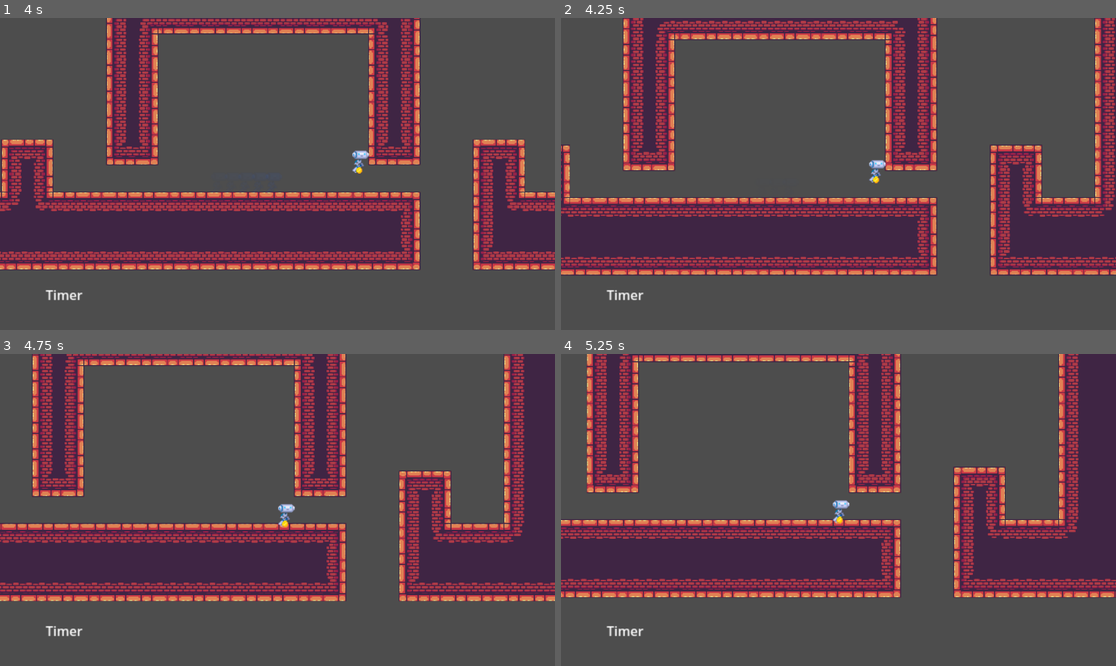
Above: before the commit, frames 1-4 (two rows, left to right).
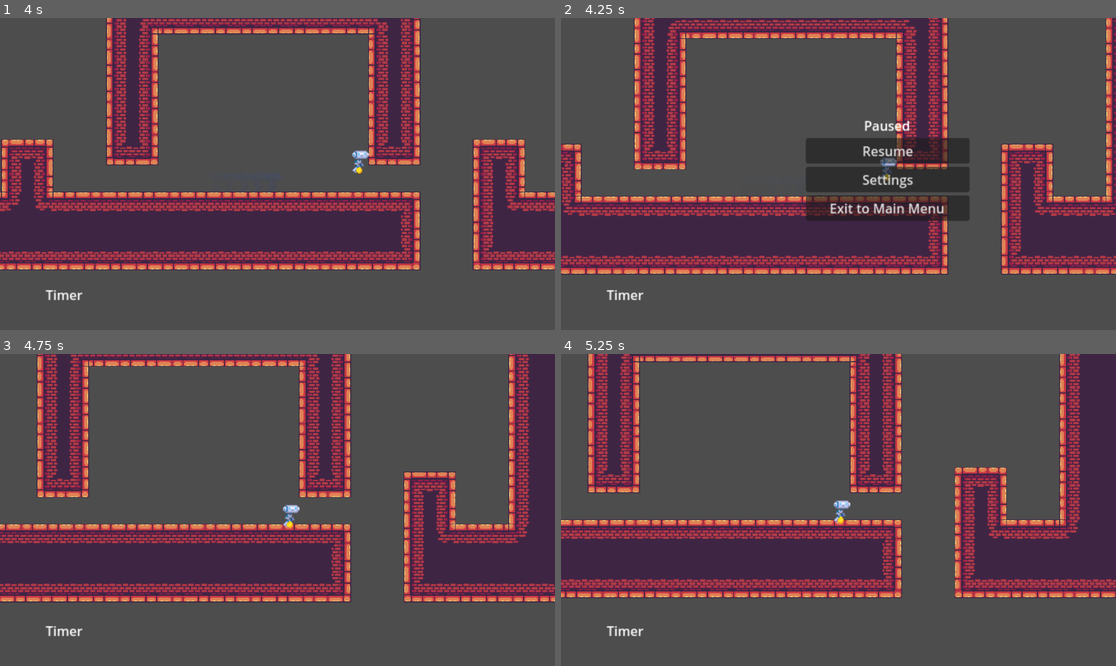
Above: after the commit, the same moments.

Repository: Slabity/LudumDare53
Game: Godot game, scene res://src/scenes/levels/full_world.tscn
Two runs of this game, one before a commit and one after it. Both use one fixed random seed, a clock stepped at 60 frames per second and the inputs below. This scene is started directly instead of the project's main scene.
Inputs (mouse positions are in pixels of both pictures, inside the frame that each line leads up to):
- Up to frame 1 (4 s): move the mouse to (399, 158) at 0.52 s; hold Right (ui_right) 0.53-1.25 s; tap K (dash) at 0.6, 2.3, 3.6 s; click (399, 158) at 0.67 s; tap J (jump) at 0.77, 3.77 s; drag from (166, 189) to (249, 236) at 1.27 s; move the mouse to (333, 105) at 2.02 s; hold Left (ui_left) 2.03-2.75 s; right-click (333, 105) at 2.1 s; drag from (249, 236) to (111, 127) at 2.77 s; move the mouse to (444, 220) at 3.52 s; hold Right (ui_right) from 3.53 s (still down)
- Up to frame 2 (4.25 s): keep holding Right (ui_right); tap Escape (ui_cancel) at 4.15 s
- Up to frame 3 (4.75 s): release Right (ui_right) at 4.25 s; click (327, 488) at 4.25 s, where only the run after the commit has a clickable "Resume"
- Up to frame 4 (5.25 s): drag from (672, 463) to (755, 432) at 5.02 s

Frame 1 is identical in both runs. In frame 2, 30% of the frame differs, in the area x 0-100%, y 0-83%; in frame 3, 20%; in frame 4, 9.7%.

Commit message:
Add pause menu

Diff:
--- /dev/null
+++ b/src/scenes/menus/pause_menu.gd
@@ -0,0 +1,46 @@
+extends Control
+
+signal exit_game
+
+@onready var current_menu = $MainButtons
+
+
+func _unhandled_input(event: InputEvent):
+	if event.is_action_pressed("ui_cancel"):
+		if get_tree().paused:
+			unpause()
+		else:
+			pause()
+
+
+func switch_to_menu(menu_name: String):
+	current_menu.hide()
+	current_menu = get_node(menu_name)
+	current_menu.show()
+
+
+func _on_resume_button_pressed():
+	unpause()
+
+
+func _on_settings_button_pressed():
+	switch_to_menu("SettingsMenu")
+
+
+func _on_exit_to_main_menu_button_pressed():
+	unpause()
+	exit_game.emit()
+
+
+func _on_settings_menu_exit_menu():
+	switch_to_menu("MainButtons")
+
+
+func pause():
+	get_tree().paused = true
+	show()
+
+
+func unpause():
+	get_tree().paused = false
+	hide()
--- /dev/null
+++ b/src/scenes/menus/pause_menu.tscn
@@ -0,0 +1,59 @@
+[gd_scene load_steps=3 format=3 uid="uid://daoq27b6vlwuy"]
+
+[ext_resource type="Script" path="res://src/scenes/menus/pause_menu.gd" id="1_2fyo4"]
+[ext_resource type="PackedScene" uid="uid://dkld2fwdovoqb" path="res://src/scenes/menus/settings/settings_menu.tscn" id="2_5wehs"]
+
+[node name="PauseMenu" type="Control"]
+process_mode = 3
+layout_mode = 3
+anchors_preset = 0
+script = ExtResource("1_2fyo4")
+
+[node name="MainButtons" type="VBoxContainer" parent="."]
+layout_mode = 1
+anchors_preset = 8
+anchor_left = 0.5
+anchor_top = 0.5
+anchor_right = 0.5
+anchor_bottom = 0.5
+offset_left = -100.0
+offset_top = -50.5
+offset_right = 100.0
+offset_bottom = 50.5
+grow_horizontal = 2
+grow_vertical = 2
+
+[node name="Label" type="Label" parent="MainButtons"]
+layout_mode = 2
+text = "Paused"
+horizontal_alignment = 1
+
+[node name="ResumeButton" type="Button" parent="MainButtons"]
+layout_mode = 2
+text = "Resume
+"
+
+[node name="SettingsButton" type="Button" parent="MainButtons"]
+layout_mode = 2
+text = "Settings"
+
+[node name="ExitToMainMenuButton" type="Button" parent="MainButtons"]
+layout_mode = 2
+text = "Exit to Main Menu
+"
+
+[node name="SettingsMenu" parent="." instance=ExtResource("2_5wehs")]
+visible = false
+layout_mode = 1
+anchors_preset = 8
+anchor_left = 0.5
+anchor_top = 0.5
+anchor_right = 0.5
+anchor_bottom = 0.5
+size_flags_horizontal = 4
+size_flags_vertical = 0
+
+[connection signal="pressed" from="MainButtons/ResumeButton" to="." method="_on_resume_button_pressed"]
+[connection signal="pressed" from="MainButtons/SettingsButton" to="." method="_on_settings_button_pressed"]
+[connection signal="pressed" from="MainButtons/ExitToMainMenuButton" to="." method="_on_exit_to_main_menu_button_pressed"]
+[connection signal="exit_menu" from="SettingsMenu" to="." method="_on_settings_menu_exit_menu"]
--- a/src/scenes/player/player.tscn
+++ b/src/scenes/player/player.tscn
@@ -6,6 +6,7 @@
 [ext_resource type="PackedScene" uid="uid://b5sd73yadu1wj" path="res://src/utils/cooldowns.tscn" id="3_4k5eq"]
 [ext_resource type="Texture2D" uid="uid://bmniq7827svrg" path="res://assets/player/coin.png" id="4_evvp3"]
 [ext_resource type="PackedScene" uid="uid://dsltkjgcvxtv6" path="res://src/scenes/player/grapple/grapple.tscn" id="5_y580y"]
+[ext_resource type="PackedScene" uid="uid://daoq27b6vlwuy" path="res://src/scenes/menus/pause_menu.tscn" id="7_7v8lf"]
 
 [sub_resource type="RectangleShape2D" id="RectangleShape2D_3mqu2"]
 
@@ -13,9 +14,6 @@
 script = ExtResource("1_kw1vg")
 dash_trail_sprite = ExtResource("2_8kwlp")
 dash_speed = Vector2(500, 700)
-dash_length = 0.17
-hyper_speed = 700.0
-hyper_speed_long = 350.0
 
 [node name="Sprite" type="Sprite2D" parent="."]
 texture = ExtResource("1_pqllh")
@@ -49,5 +47,8 @@
 
 [node name="grapple_hook" parent="." instance=ExtResource("5_y580y")]
 
+[node name="PauseMenu" parent="." instance=ExtResource("7_7v8lf")]
+visible = false
+
 [connection signal="grapple_attached" from="grapple_hook" to="." method="_on_grapple_hook_grapple_attached"]
 [connection signal="grapple_detached" from="grapple_hook" to="." method="_on_grapple_hook_grapple_detached"]
Not shown: 1 places in src/scenes/player/player.tscn that only renumber resources
